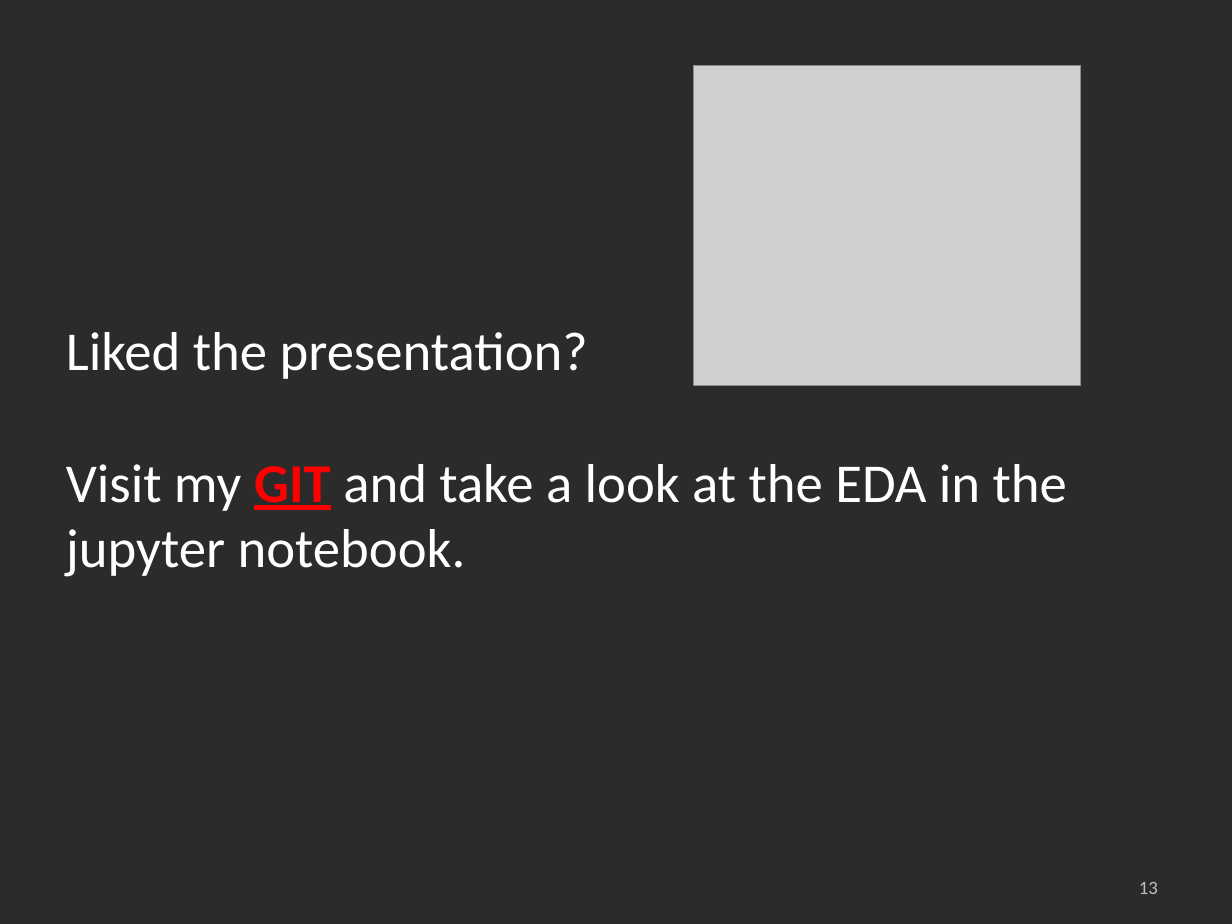
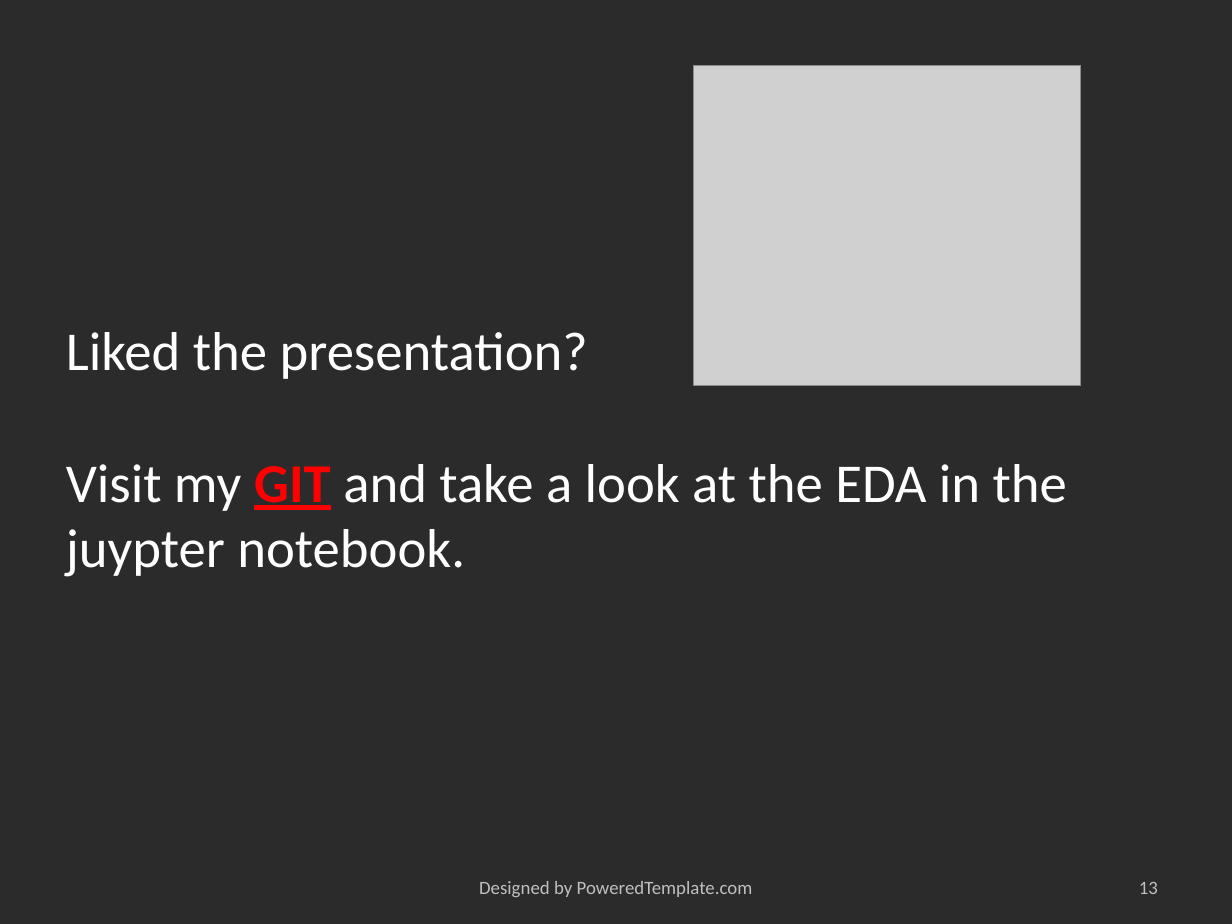
Before and after one commit to argv1/1st-small-EDA, a slide deck: slide 13 of slides/King_County_EDA.pptx. Drawn at 1232x924 pixels with LibreOffice and Linux fonts; fonts in the diff are those of the drawing; grey boxes stand for pictures; background and template pictures are left out; a plain dark background stands for a picture behind light text. Boxes give left, top, right and bottom in pixels: in the first picture for what was removed or moved away, otherwise in the second. Text is boxed around its words. In the diff, an @@ line names an element or a change of style, - is before the commit and + after.

```diff
--- a/slides/King_County_EDA.pptx
+++ b/slides/King_County_EDA.pptx
@@ title at (66, 332, 1067, 577): text changed @@
-Liked the presentation?
-Visit my GIT and take a look at the EDA in the jupyter notebook.
+Liked the presentation?
+Visit my GIT and take a look at the EDA in the juypter notebook.
@@ text added at (479, 881, 753, 897), 11 pt, text #BFBFBF @@
+Designed by PoweredTemplate.com
```
Also in this commit, not shown: 11 other slides changed, 1 other file.
